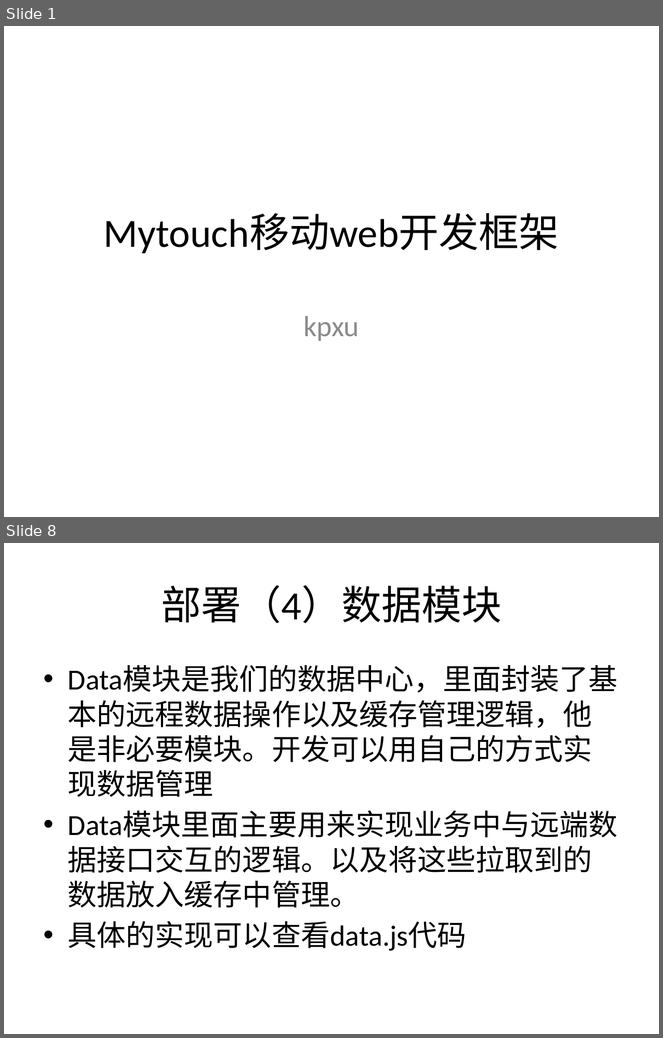
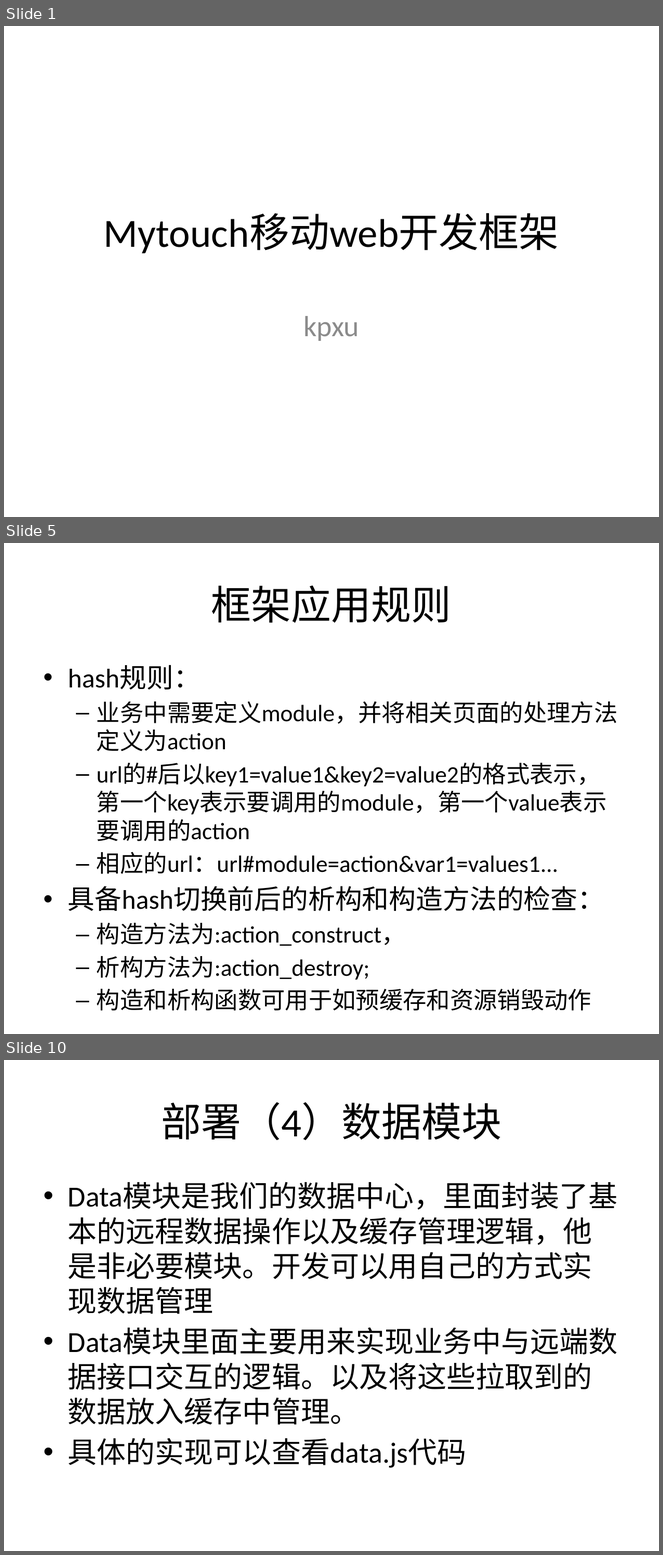
Before and after one commit to dearlordchen/mytouch, a slide deck: Mytouch移动web开发框架介绍.pptx. Shown one above the other, each under a label of ours: slides 1 and 8 before the commit, slides 1, 5 and 10 after it; the slides between them are not shown. The pictures are 663x1038 and 663x1555 pixels, drawn with LibreOffice and Linux fonts; fonts in the diff are those of the drawing. Boxes give left, top, right and bottom in pixels: in the first picture for what was removed or moved away, otherwise in the second. Text is boxed around its words. In the diff, an @@ line names an element or a change of style, - is before the commit and + after.

```diff
--- a/Mytouch移动web开发框架介绍.pptx
+++ b/Mytouch移动web开发框架介绍.pptx
@@ slide 5 added at [4,543,659,1034], background #FFFFFF @@
@@ title added at [211,586,452,623], 44 pt, text #000000 @@
+框架应用规则
@@ text added at [68,665,618,1011], 25.9 pt, text #000000 @@
+• hash规则：
+  – 业务中需要定义module，并将相关页面的处理方法定义为action
+  – url的#后以key1=value1&key2=value2的格式表示，第一个key表示要调用的module，第一个value表示要调用的action
+  – 相应的url：url#module=action&var1=values1...
+• 具备hash切换前后的析构和构造方法的检查：
+  – 构造方法为:action_construct，
+  – 析构方法为:action_destroy;
+  – 构造和析构函数可用于如预缓存和资源销毁动作
@@ what was slide 8 is now slide 10 @@
```
Also in this commit, not shown: 7 slides changed, 1 other slide added, 2 slides removed, 1 other file.
